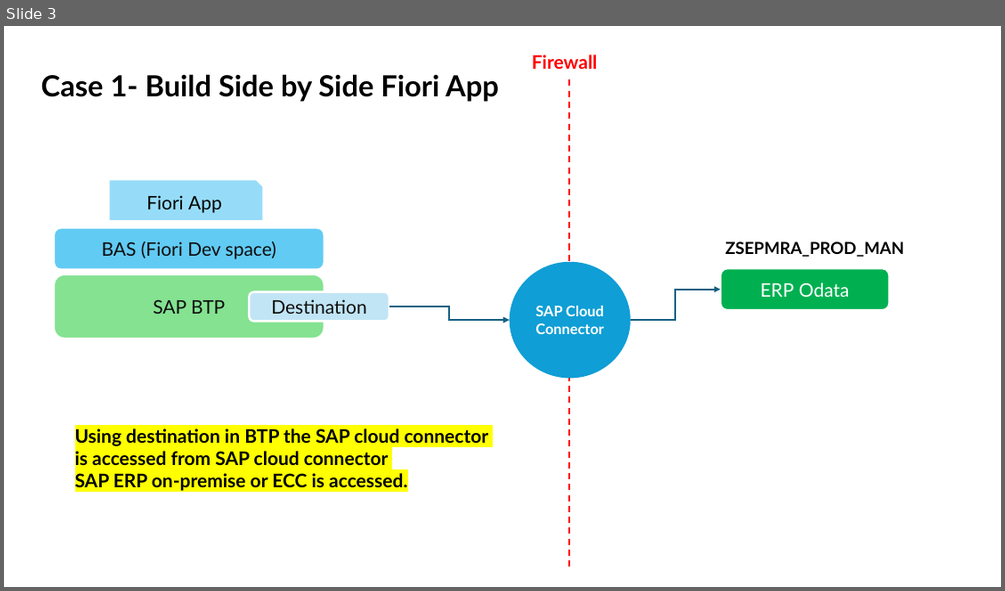
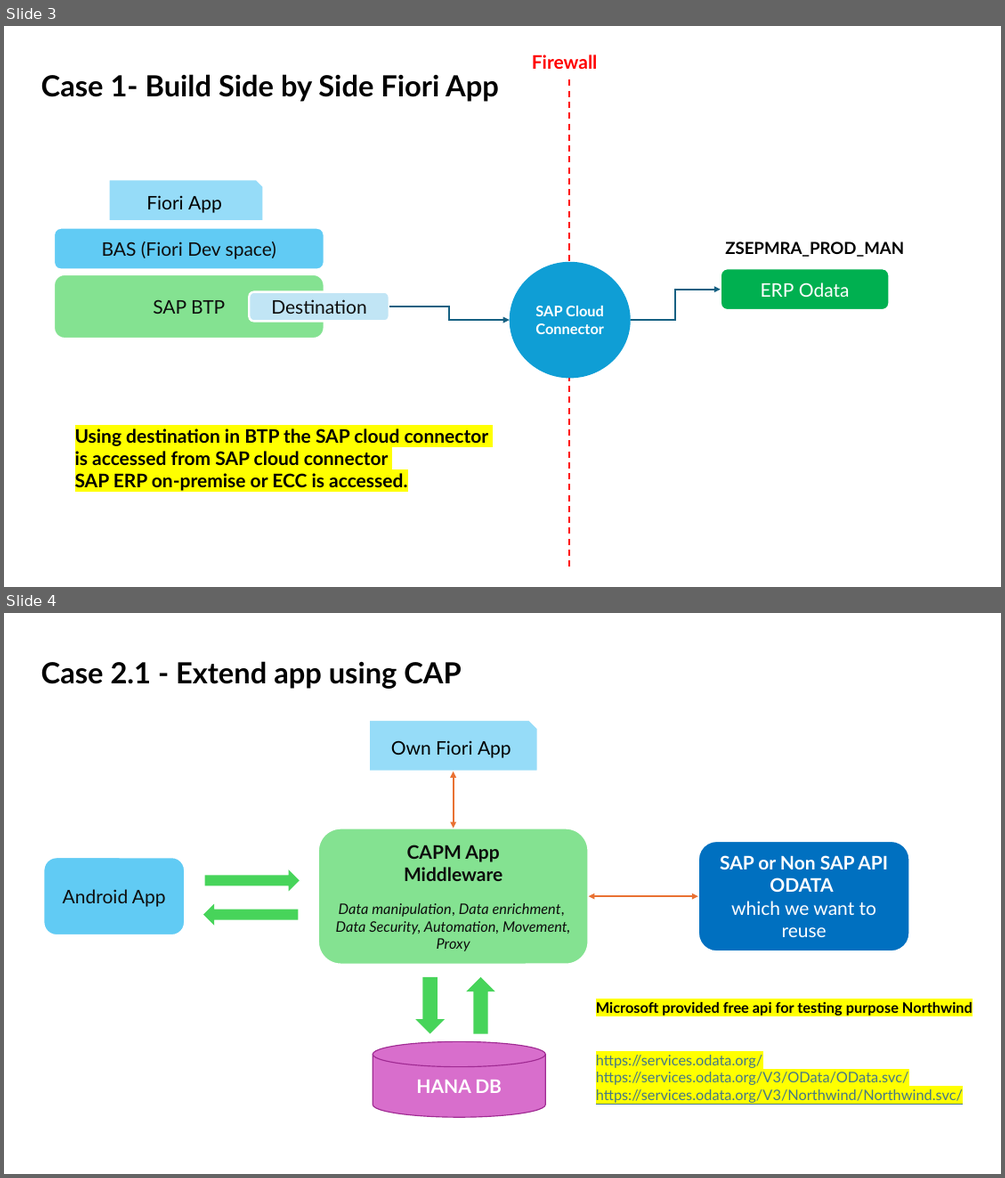
Before and after one commit to Octavius-Dante/Tetra-Proxima, a slide deck: CAPM-DAY-10/CAPM-10.pptx. Shown one above the other, each under a label of ours: slide 3 before the commit, slides 3 and 4 after it. The pictures are 1005x591 and 1005x1178 pixels, drawn with LibreOffice and Linux fonts; fonts in the diff are those of the drawing. Boxes give left, top, right and bottom in pixels: in the first picture for what was removed or moved away, otherwise in the second. Text is boxed around its words. In the diff, an @@ line names an element or a change of style, - is before the commit and + after.

```diff
--- a/CAPM-DAY-10/CAPM-10.pptx
+++ b/CAPM-DAY-10/CAPM-10.pptx
@@ slide 4 added at (4, 613, 1001, 1174), background #FFFFFF @@
@@ title added at (41, 661, 461, 689), 28 pt, text #000000, bold @@
+Case 2.1 - Extend app using CAP
@@ group added at (44, 720, 909, 1117): 3 rounded rectangles, 2 down arrows, 2 double arrows, 2 right arrows, 1 snip rect, 1 cylinder @@
+Android App
+SAP or Non SAP API ODATA
+which we want to reuse
+CAPM App
+Middleware
+Data manipulation, Data enrichment,
+Data Security, Automation, Movement, Proxy
+Own Fiori App
+HANA DB
@@ text added at (596, 1002, 972, 1103), 14 pt, text #467886, underline @@
+Microsoft provided free api for testing purpose Northwind
+https://services.odata.org/
+https://services.odata.org/V3/OData/OData.svc/
+https://services.odata.org/V3/Northwind/Northwind.svc/
```
Also in this commit, not shown: 2 other files.
